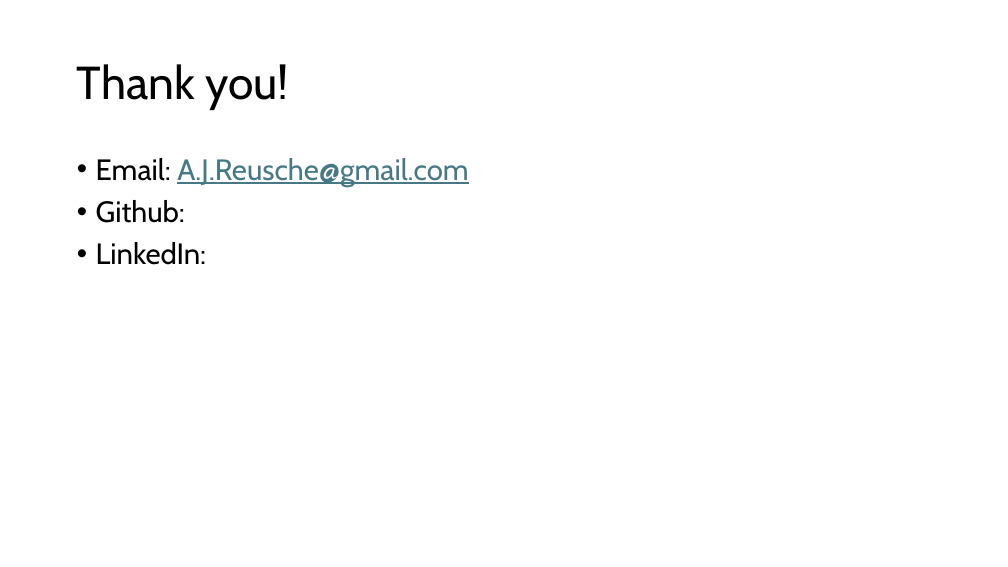
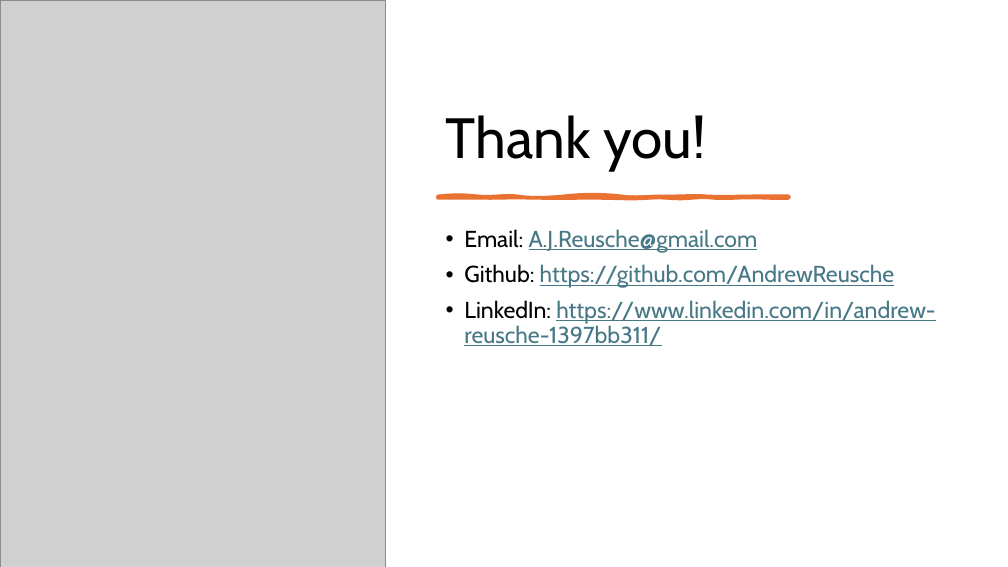
Before and after one commit to AndrewReusche/dsc-phase-1-project-v3, a slide deck: slide 11 of data2/Presentation1.pptx (slide 9 before the commit). Drawn at 1008x567 pixels with LibreOffice and Linux fonts; fonts in the diff are those of the drawing; grey boxes stand for pictures. Boxes give left, top, right and bottom in pixels: in the first picture for what was removed or moved away, otherwise in the second. Text is boxed around its words. In the diff, an @@ line names an element or a change of style, - is before the commit and + after.

```diff
--- a/data2/Presentation1.pptx
+++ b/data2/Presentation1.pptx
@@ picture added at [0,0,385,567] @@
@@ title "Thank you!": place and size @@
-title "Thank you!" at [77,64,289,110]
+title "Thank you!" at [446,115,706,171]
@@ title "Thank you!" at [446,115,706,171]: size 44 to 54 pt; vertical alignment middle to bottom @@
@@ freeform shape added at [438,197,789,198], fill #E97132, outline #E97132 3.5 pt @@
@@ text "Email: A.J.Reusche@gmail.com": place and size @@
-text "Email: A.J.Reusche@gmail.com" at [96,158,468,265]
+text "Email: A.J.Reusche@gmail.com" at [464,229,935,346]
@@ text at [464,229,758,253]: size 28 to 22 pt in "Email: A.J.Reusche@gmail.com" @@
@@ text at [464,264,935,346]: text changed; size 28 to 22 pt; text colour #000000 to #467886 @@
-• Github:
-• LinkedIn:
+• Github: https://github.com/AndrewReusche
+• LinkedIn: https://www.linkedin.com/in/andrew-reusche-1397bb311/
```
Also in this commit, not shown: 1 other slide changed, 9 slides added, 7 slides removed, 6 other files.
